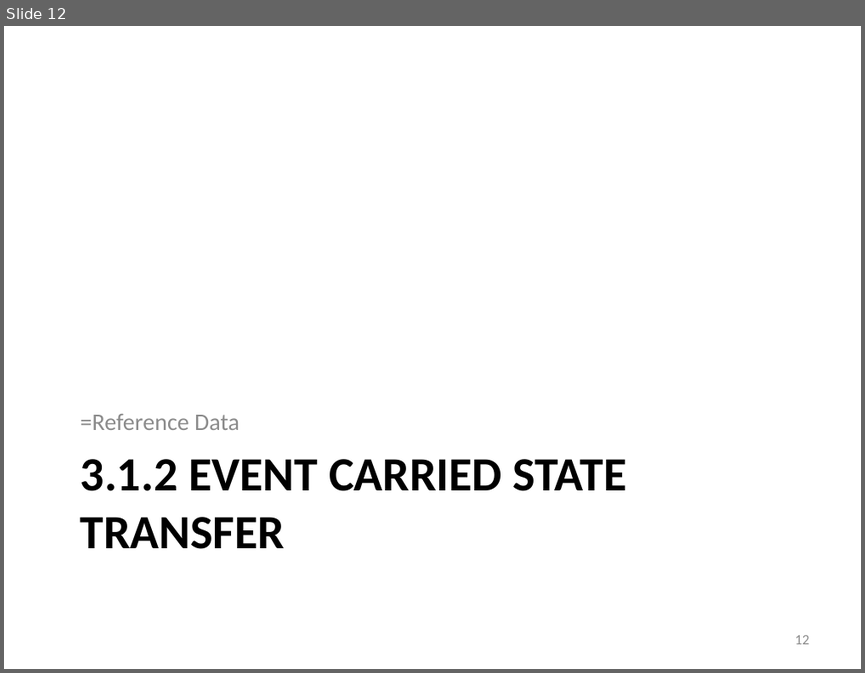
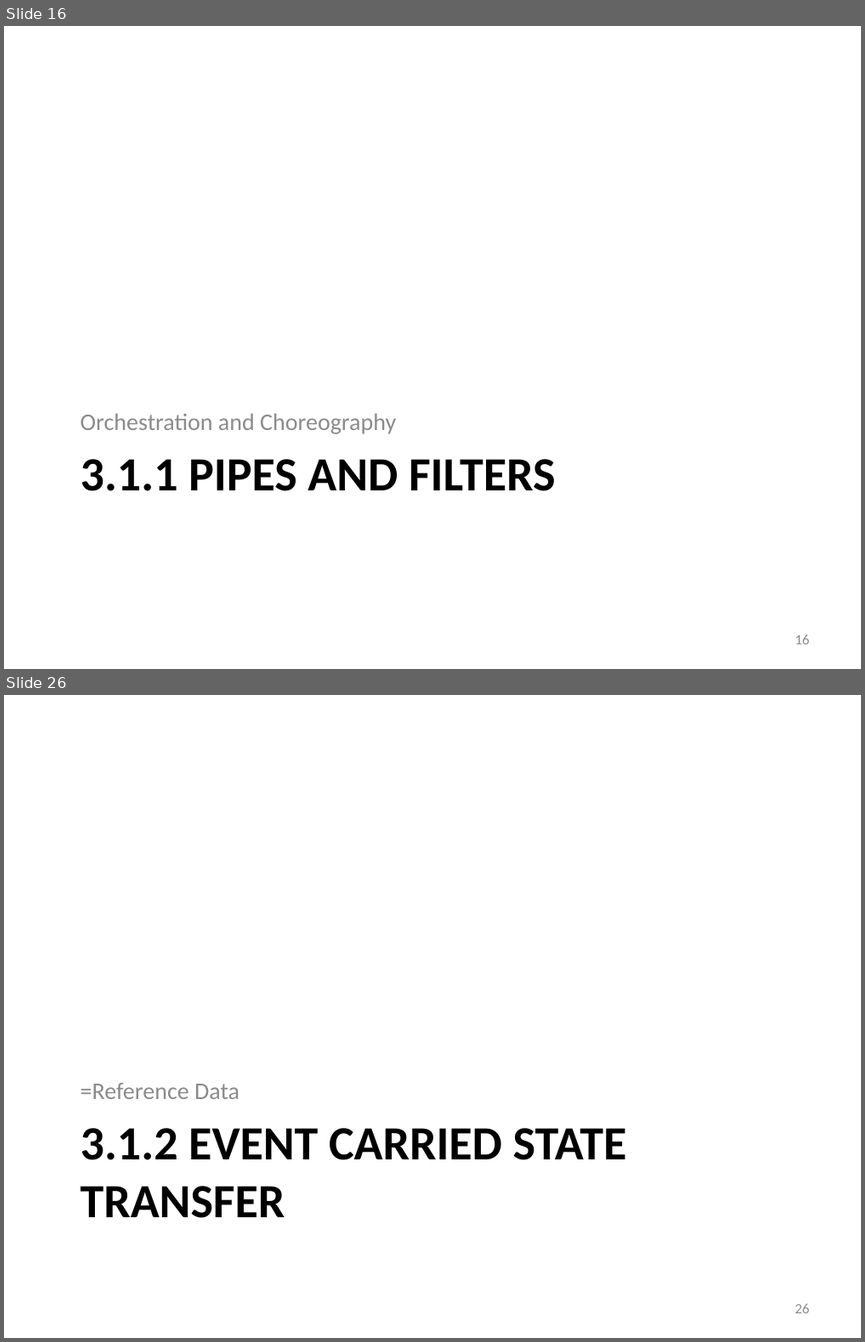
Before and after one commit to iancooper/Presentations, a slide deck: Practical Messaging - Day 2 New.pptx. Shown one above the other, each under a label of ours: slide 12 before the commit, slides 16 and 26 after it; the slides between them are not shown. The pictures are 865x673 and 865x1342 pixels, drawn with LibreOffice and Linux fonts; fonts in the diff are those of the drawing. Boxes give left, top, right and bottom in pixels: in the first picture for what was removed or moved away, otherwise in the second. Text is boxed around its words. In the diff, an @@ line names an element or a change of style, - is before the commit and + after.

```diff
--- a/Practical Messaging - Day 2 New.pptx
+++ b/Practical Messaging - Day 2 New.pptx
@@ slide 16 added at (4,26,861,669), background #FFFFFF @@
@@ text added at (80,413,396,434), 20 pt, text #8C8C8C @@
+Orchestration and Choreography
@@ title added at (80,459,555,491), 40 pt, text #000000, bold @@
+3.1.1 PIPES AND FILTERS
@@ page number added at (794,635,809,644), 12 pt, text #8C8C8C @@
+16
@@ what was slide 12 is now slide 26 @@
@@ page number at (794,1304,809,1313): text changed @@
-12
+26
```
Also in this commit, not shown: 13 other slides added, 1 slide removed.
